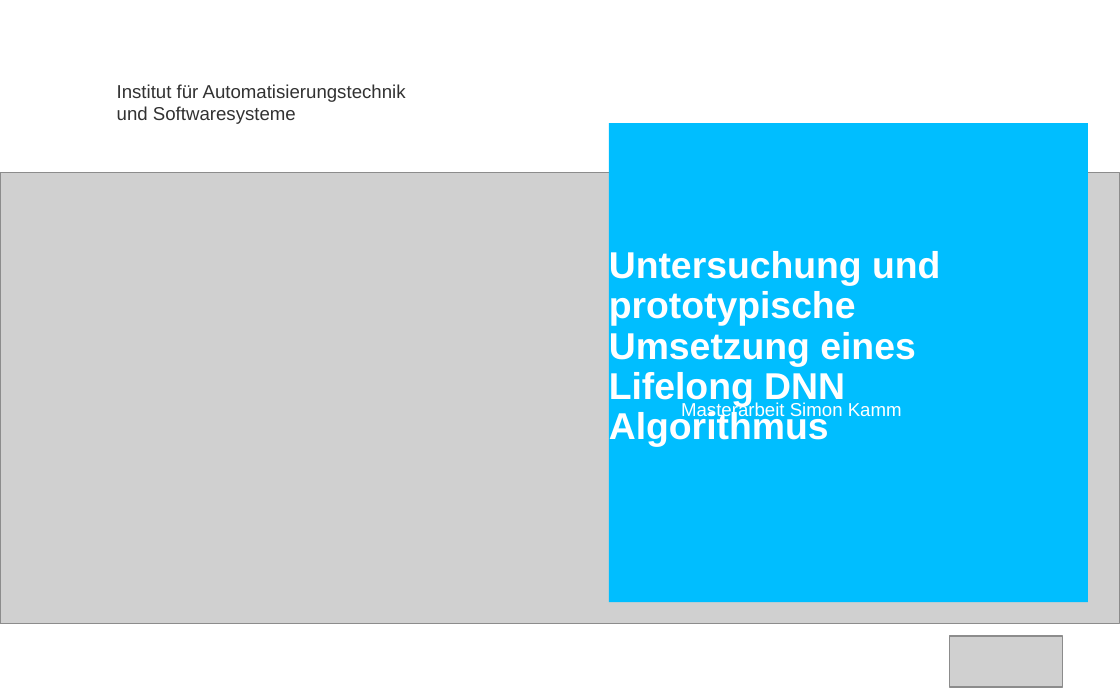
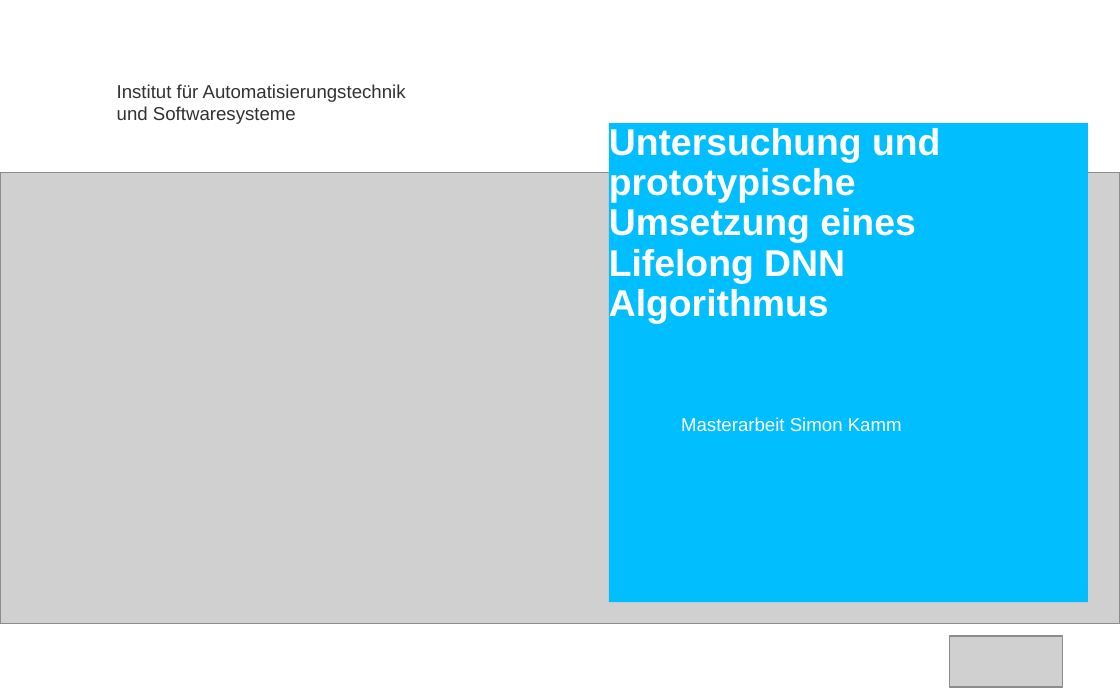
Before and after one commit to simonbuerste/Masterarbeit, a slide deck: slide 1 of Praesentationen/Abschlussvortrag.pptx. Drawn at 1120x700 pixels with LibreOffice and Linux fonts; fonts in the diff are those of the drawing; grey boxes stand for pictures; background and template pictures are left out. Boxes give left, top, right and bottom in pixels: in the first picture for what was removed or moved away, otherwise in the second. Text is boxed around its words. In the diff, an @@ line names an element or a change of style, - is before the commit and + after.

```diff
--- a/Praesentationen/Abschlussvortrag.pptx
+++ b/Praesentationen/Abschlussvortrag.pptx
@@ title "Untersuchung und prototypische Umsetzung eines ..." at bbox=[609, 123, 1089, 603]: vertical alignment bottom to top @@
@@ subtitle "Masterarbeit Simon Kamm" at bbox=[681, 417, 902, 432]: vertical alignment top to middle @@
```
Also in this commit, not shown: 2 other files.
